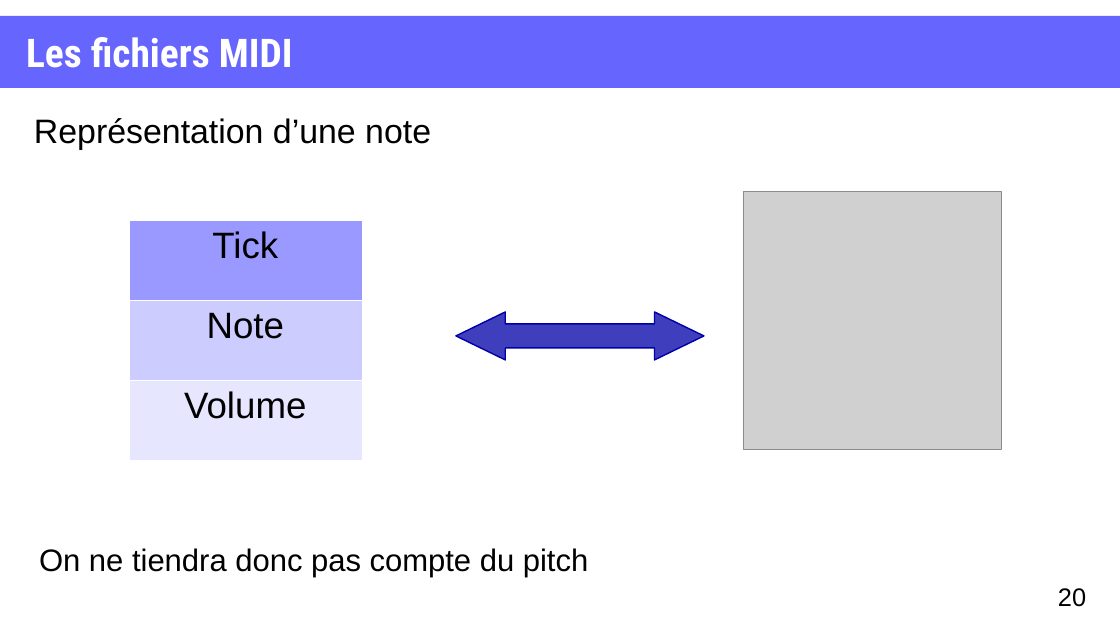
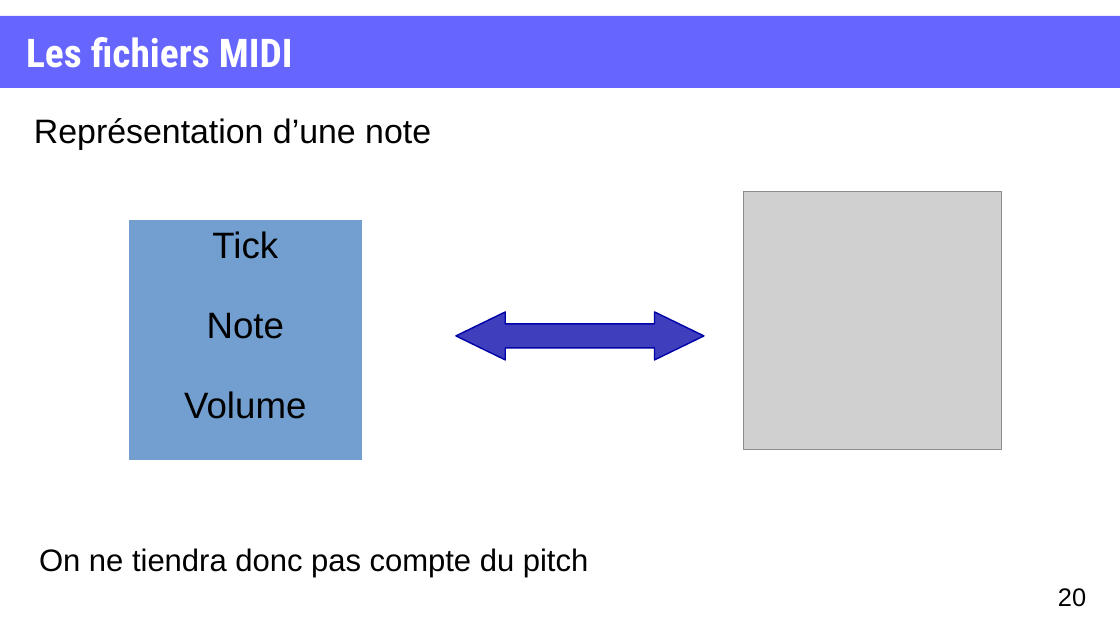
Before and after one commit to XgLsuLzRMy/Composition-Musicale-par-Reseau-de-Neurones, a slide deck: slide 20 of projet.odp. Drawn at 1120x630 pixels with LibreOffice and Linux fonts; fonts in the diff are those of the drawing; grey boxes stand for pictures. Boxes give left, top, right and bottom in pixels: in the first picture for what was removed or moved away, otherwise in the second. Text is boxed around its words. In the diff, an @@ line names an element or a change of style, - is before the commit and + after.

```diff
--- a/projet.odp
+++ b/projet.odp
@@ table at <box>129,221,362,460</box> @@
@@ fill #9999FF to #729FCF in row 1, column 1 @@
@@ fill #CCCCFF to #729FCF in row 2, column 1 @@
@@ fill #E6E6FF to #729FCF in row 3, column 1 @@
@@ borders changed @@
```
Also in this commit, not shown: 4 other slides changed, 7 slides added.
